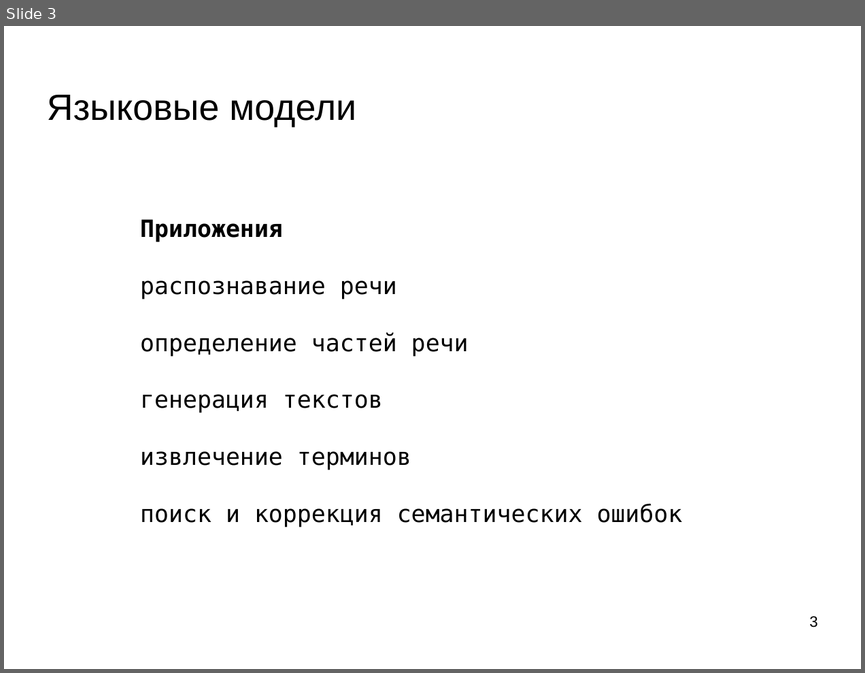
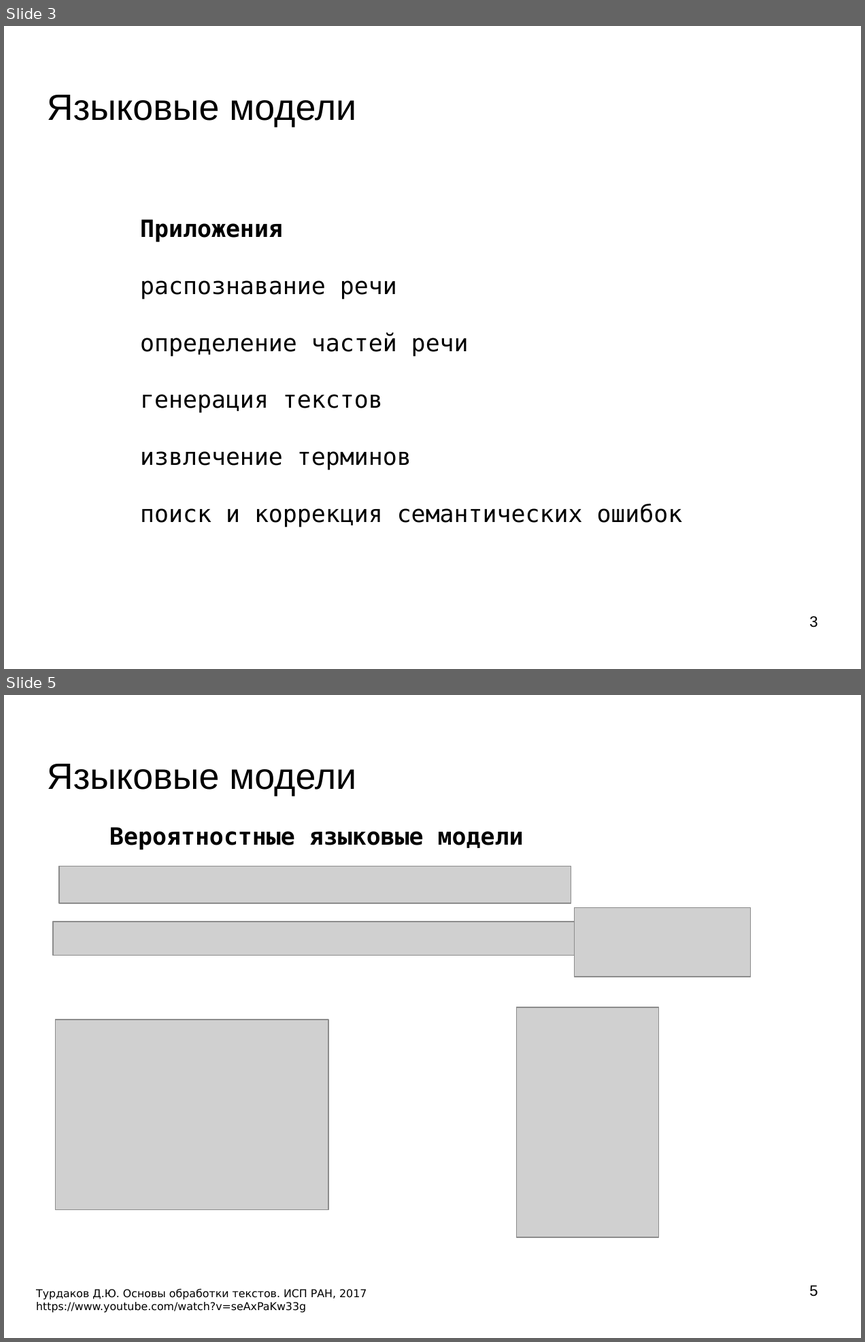
Before and after one commit to mechanoid5/ml_nlp_2022, a slide deck: 05-lang-model.odp. Shown one above the other, each under a label of ours: slide 3 before the commit, slides 3 and 5 after it; the slides between them are not shown. The pictures are 865x673 and 865x1342 pixels, drawn with LibreOffice and Linux fonts; fonts in the diff are those of the drawing; grey boxes stand for pictures; background and template pictures are left out. Boxes give left, top, right and bottom in pixels: in the first picture for what was removed or moved away, otherwise in the second. Text is boxed around its words. In the diff, an @@ line names an element or a change of style, - is before the commit and + after.

```diff
--- a/05-lang-model.odp
+++ b/05-lang-model.odp
@@ slide 5 added at (4, 695, 861, 1338), background picture (left out) @@
@@ title added at (47, 764, 356, 796), 33.9 pt, text #000000 @@
+Языковые модели
@@ text added at (109, 827, 524, 850), 22 pt, text #000000, bold @@
+Вероятностные языковые модели
@@ picture added at (59, 866, 571, 903) @@
@@ picture added at (575, 908, 751, 977) @@
@@ picture added at (53, 921, 577, 955) @@
@@ picture added at (55, 1019, 328, 1210) @@
@@ picture added at (516, 1008, 659, 1238) @@
@@ page number added at (809, 1285, 817, 1296), 14 pt, text #000000 @@
+5
@@ text added at (36, 1288, 366, 1312), 10 pt, text #000000 @@
+Турдаков Д.Ю. Основы обработки текстов. ИСП РАН, 2017
+https://www.youtube.com/watch?v=seAxPaKw33g
```
Also in this commit, not shown: 5 slides changed, 4 other slides added, 2 slides removed, 1 other file.
